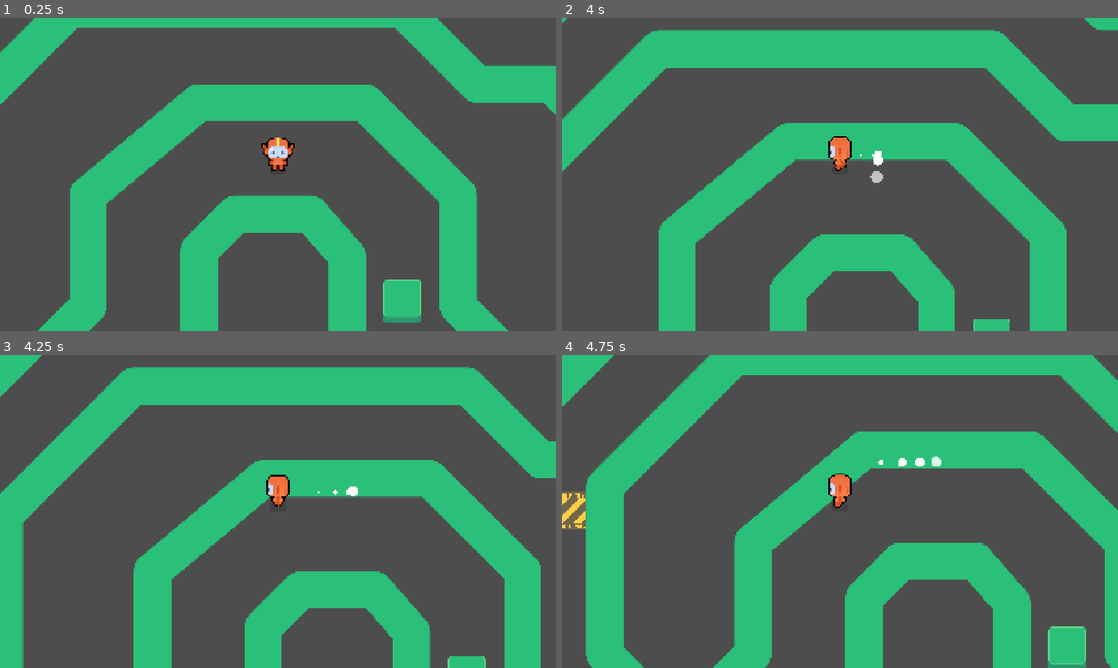
Above: before the commit, frames 1-4 (two rows, left to right).
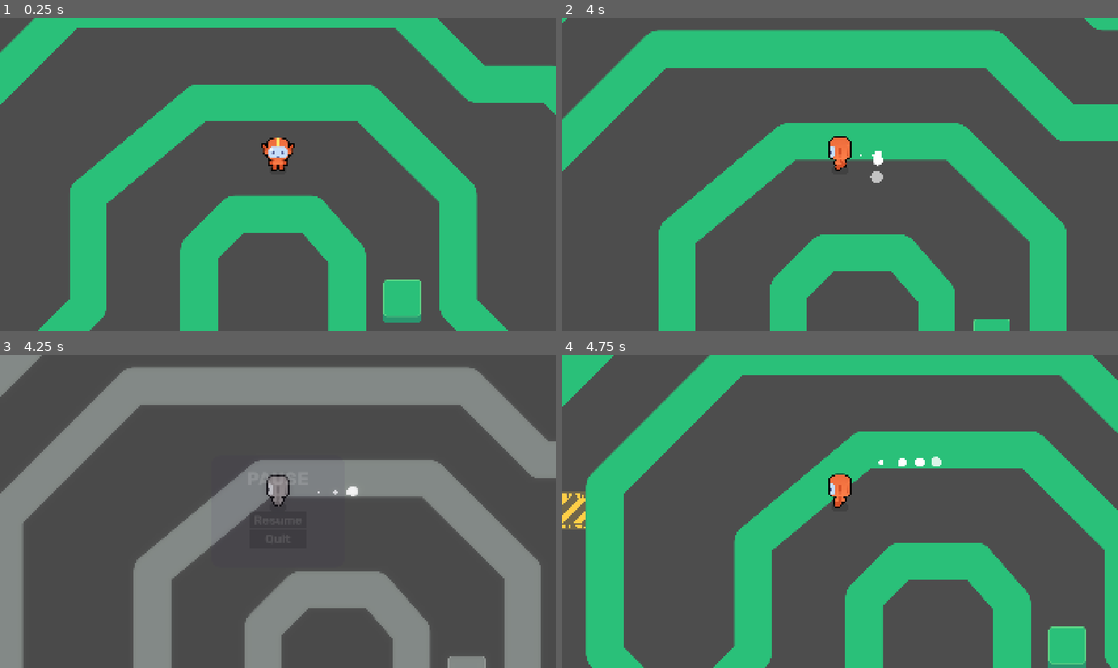
Above: after the commit, the same moments.

Repository: notfroogs/M9-Top-Down-Movement
Game: Godot game, scene res://lessons/game.tscn
Same seed, same stepped clock (60 frames per second), same inputs: the game is played once before the commit and once after it. The project has no main scene, so this scene is started directly.
Inputs (mouse positions are in pixels of both pictures, inside the frame that each line leads up to):
- Up to frame 1 (0.25 s): no input
- Up to frame 2 (4 s): tap Enter at 0.5 s; move the mouse to (962, 158) at 0.52 s; hold Right (move_right) 0.53-1.28 s; tap Z every 0.75 s from 0.6 to 3.6 s; click (962, 158) at 0.67 s; tap Space at 0.77, 1.52, 3.02, 3.77 s; move the mouse to (728, 190) at 1.27 s; hold Down (move_down) 1.28-2.03 s; move the mouse to (895, 105) at 2.02 s; hold Right (move_right) 2.03-2.78 s; move the mouse to (812, 237) at 2.77 s; hold Up (move_up) 2.78-3.53 s; click (812, 237) at 2.92 s; move the mouse to (1006, 221) at 3.52 s; hold Left (move_left) from 3.53 s (still down)
- Up to frame 3 (4.25 s): keep holding Left (move_left); tap Escape (ui_cancel) at 4.15 s
- Up to frame 4 (4.75 s): release Left (move_left) at 4.25 s; click (840, 520) at 4.25 s, where only the run after the commit has a clickable "Resume"

Frames 1-2 are identical in both runs. In frame 3, 35% of the frame differs, in the area x 0-100%, y 0-100%; in frame 4, nothing differs.

Commit message:
M11 done

Diff:
--- a/M09.top_down_movement_workbook/lessons/game.tscn
+++ b/M09.top_down_movement_workbook/lessons/game.tscn
@@ -16,12 +16,14 @@
 
 [node name="Runner" parent="." instance=ExtResource("1_yasw7")]
 unique_name_in_owner = true
+process_mode = 1
 position = Vector2(1936, 1272)
 
 [node name="Camera2D" type="Camera2D" parent="Runner"]
 
 [node name="FinishLine" parent="." instance=ExtResource("5_sepuf")]
 unique_name_in_owner = true
+process_mode = 1
 position = Vector2(574, 1171)
 area_width = 256
 
@@ -42,6 +44,7 @@
 position = Vector2(1228, 466)
 
 [node name="Circut" parent="." instance=ExtResource("4_d0cqr")]
+process_mode = 1
 visible = false
 position = Vector2(1918, 1355)
 
@@ -49,6 +52,7 @@
 
 [node name="CountDown" type="Label" parent="CanvasLayer"]
 unique_name_in_owner = true
+process_mode = 1
 anchors_preset = 8
 anchor_left = 0.5
 anchor_top = 0.5
@@ -69,4 +73,6 @@
 metadata/_edit_use_anchors_ = true
 
 [node name="PauseScreen" parent="CanvasLayer" instance=ExtResource("9_26ros")]
+process_mode = 3
 visible = false
+animation_durration = 2.3
--- a/M09.top_down_movement_workbook/lessons/pause_screen.gd
+++ b/M09.top_down_movement_workbook/lessons/pause_screen.gd
@@ -1,9 +1,15 @@
 @tool
 extends Control
+
+@onready var _resume_button: Button = %ResumeButton
+@onready var _quit_button: Button = %QuitButton
 
 @onready var _blur_color_rect: ColorRect = %BlurColorRect
 @onready var _ui_panel_container: PanelContainer = %UIPanelContainer
 
+@export_range(0.1,0.0,0.01,"or_greater") var animation_durration := 2.3
+var _tween: Tween
+var _is_currently_opening = false
 @export_range(0.0,1.0) var menu_opened_amount:= 0.0:
 	set = set_menu_opened_amount
 func set_menu_opened_amount(amount:float)->void:
@@ -11,8 +17,34 @@
 	visible = amount>0
 	if _ui_panel_container == null or _blur_color_rect== null:
 		return
-	var current_blur = lerp(0.0,10.0,amount)
+	var _current_blur = lerp(0.0,10.0,amount)
 	_blur_color_rect.material.set_shader_parameter("blur_amount",lerp(0.0,1.5,amount))
 	_blur_color_rect.material.set_shader_parameter("saturation",lerp(0.0,0.3,amount))
 	_blur_color_rect.material.set_shader_parameter("tint_strength",lerp(0.0,0.2,amount))
 	_ui_panel_container.modulate.a = amount
+	if not Engine.is_editor_hint():
+		get_tree().paused= amount > 0.3
+
+func toggle() ->void:
+	_is_currently_opening = not _is_currently_opening
+	var _duration := animation_durration
+	if _tween != null:
+		if not _is_currently_opening:
+			_duration=_tween.get_total_elapsed_time()
+		_tween.kill()
+	_tween = create_tween()
+	_tween.set_ease(Tween.EASE_OUT)
+	_tween.set_trans(Tween.TRANS_QUART)
+
+	var target_amount := 1.0 if _is_currently_opening else 0.0
+	_tween.tween_property(self, "menu_opened_amount",target_amount,_duration)
+
+func _ready() -> void:
+	if Engine.is_editor_hint():
+		return
+	menu_opened_amount = 0.0
+	_resume_button.pressed.connect(toggle)
+	_quit_button.pressed.connect(get_tree().quit)
+func _input(event: InputEvent) -> void:
+	if event.is_action_pressed("ui_cancel"):
+		toggle()
--- a/M09.top_down_movement_workbook/lessons/pause_screen.tscn
+++ b/M09.top_down_movement_workbook/lessons/pause_screen.tscn
@@ -49,6 +49,7 @@
 grow_vertical = 2
 theme = SubResource("Theme_1fuhd")
 script = ExtResource("2_syt76")
+animation_durration = null
 
 [node name="BlurColorRect" type="ColorRect" parent="."]
 unique_name_in_owner = true
@@ -93,9 +94,11 @@
 layout_mode = 2
 
 [node name="ResumeButton" type="Button" parent="UIPanelContainer/VBoxContainer/CenterContainer/VBoxContainer"]
+unique_name_in_owner = true
 layout_mode = 2
 text = "Resume"
 
 [node name="QuitButton" type="Button" parent="UIPanelContainer/VBoxContainer/CenterContainer/VBoxContainer"]
+unique_name_in_owner = true
 layout_mode = 2
 text = "Quit"
--- a/M09.top_down_movement_workbook/project.godot
+++ b/M09.top_down_movement_workbook/project.godot
@@ -11,7 +11,7 @@
 [application]
 
 config/name="M09. Top Down Movement (Workbook)"
-config/features=PackedStringArray("4.3")
+config/features=PackedStringArray("4.5")
 run/max_fps=60
 config/icon="res://icon_top_down_movement.png"
 
Not shown: 1 places in M09.top_down_movement_workbook/lessons/game.tscn that only renumber resources
Not shown, added: M09.top_down_movement_workbook/lessons/pause_screen.gd.uid
Not shown: 1 places in M09.top_down_movement_workbook/lessons/pause_screen.tscn that only renumber resources
Not shown, changed: .DS_Store
